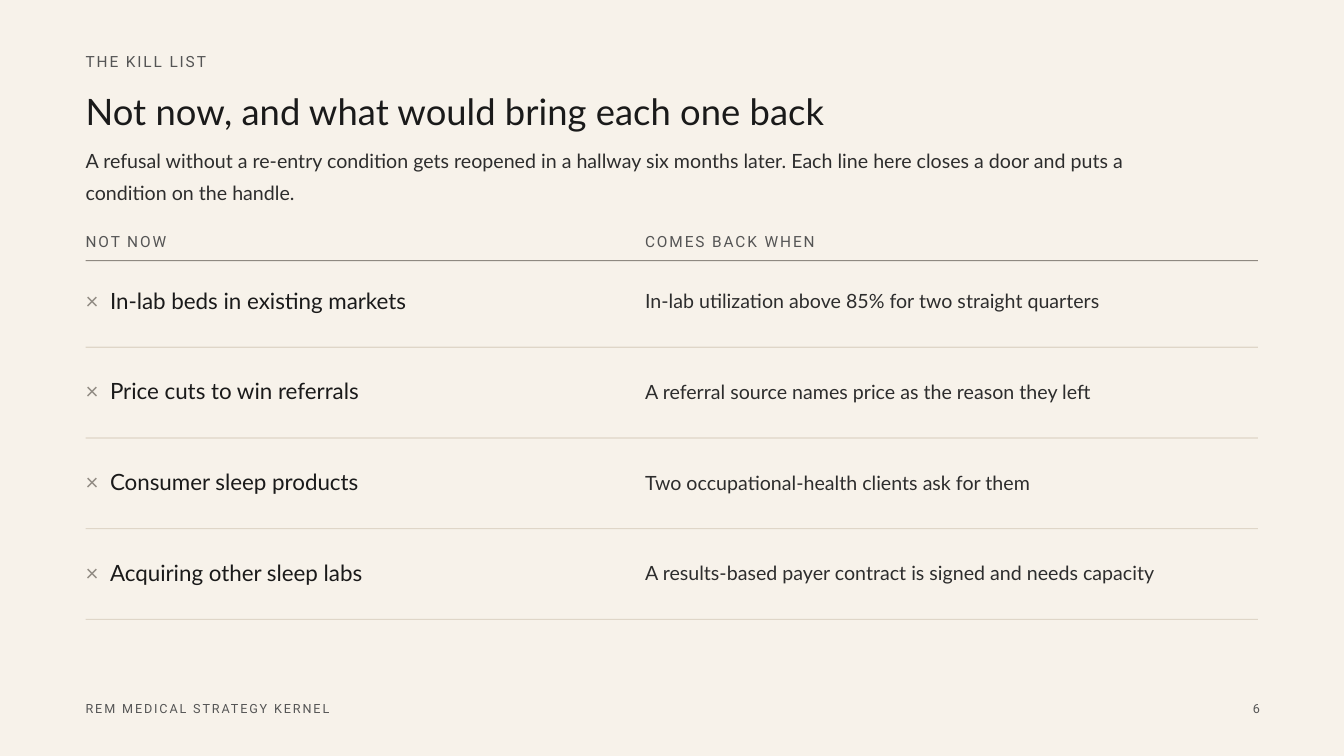
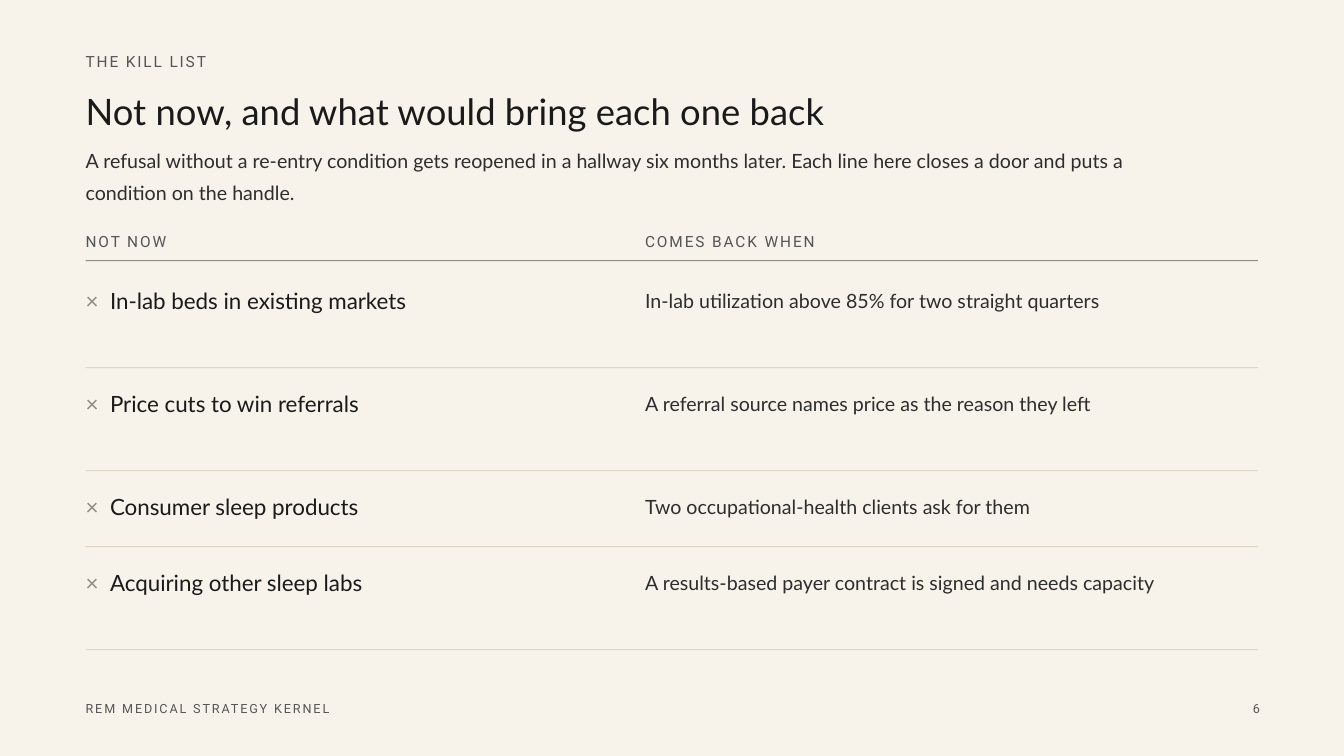
Before and after one commit to bigchewy/aligned_cc_skills, a slide deck: slide 6 of frameworks/kernel-of-good-strategy/example-strategy-kernel.pptx. Drawn at 1344x756 pixels with LibreOffice and Linux fonts; fonts in the diff are those of the drawing. Boxes give left, top, right and bottom in pixels: in the first picture for what was removed or moved away, otherwise in the second. Text is boxed around its words. In the diff, an @@ line names an element or a change of style, - is before the commit and + after.

```diff
--- a/frameworks/kernel-of-good-strategy/example-strategy-kernel.pptx
+++ b/frameworks/kernel-of-good-strategy/example-strategy-kernel.pptx
@@ text "× Price cuts to win ...": place and size @@
-text "× Price cuts to win ..." at box(110, 382, 359, 399)
+text "× Price cuts to win ..." at box(110, 395, 359, 412)
@@ rectangle: place and size @@
-rectangle at box(86, 347, 1258, 348)
+rectangle at box(86, 367, 1258, 368)
@@ text "A referral source names price ...": place and size @@
-text "A referral source names price ..." at box(645, 384, 1090, 403)
+text "A referral source names price ..." at box(645, 396, 1090, 415)
@@ rectangle: place and size @@
-rectangle at box(86, 438, 1258, 439)
+rectangle at box(86, 470, 1258, 471)
@@ text "× Consumer sleep products": place and size @@
-text "× Consumer sleep products" at box(110, 473, 358, 494)
+text "× Consumer sleep products" at box(110, 498, 358, 519)
@@ text "Two occupational-health clients ask for ...": place and size @@
-text "Two occupational-health clients ask for ..." at box(645, 475, 1029, 494)
+text "Two occupational-health clients ask for ..." at box(645, 499, 1029, 518)
@@ text "× Acquiring other sleep labs": place and size @@
-text "× Acquiring other sleep labs" at box(110, 564, 363, 585)
+text "× Acquiring other sleep labs" at box(110, 574, 363, 595)
@@ rectangle: place and size @@
-rectangle at box(86, 528, 1258, 529)
+rectangle at box(86, 546, 1258, 547)
@@ text "A results-based payer contract is ...": place and size @@
-text "A results-based payer contract is ..." at box(645, 565, 1154, 584)
+text "A results-based payer contract is ..." at box(645, 575, 1154, 594)
@@ rectangle: place and size @@
-rectangle at box(86, 619, 1258, 620)
+rectangle at box(86, 649, 1258, 650)
```
Also in this commit, not shown: 6 other slides changed, 7 other files.
